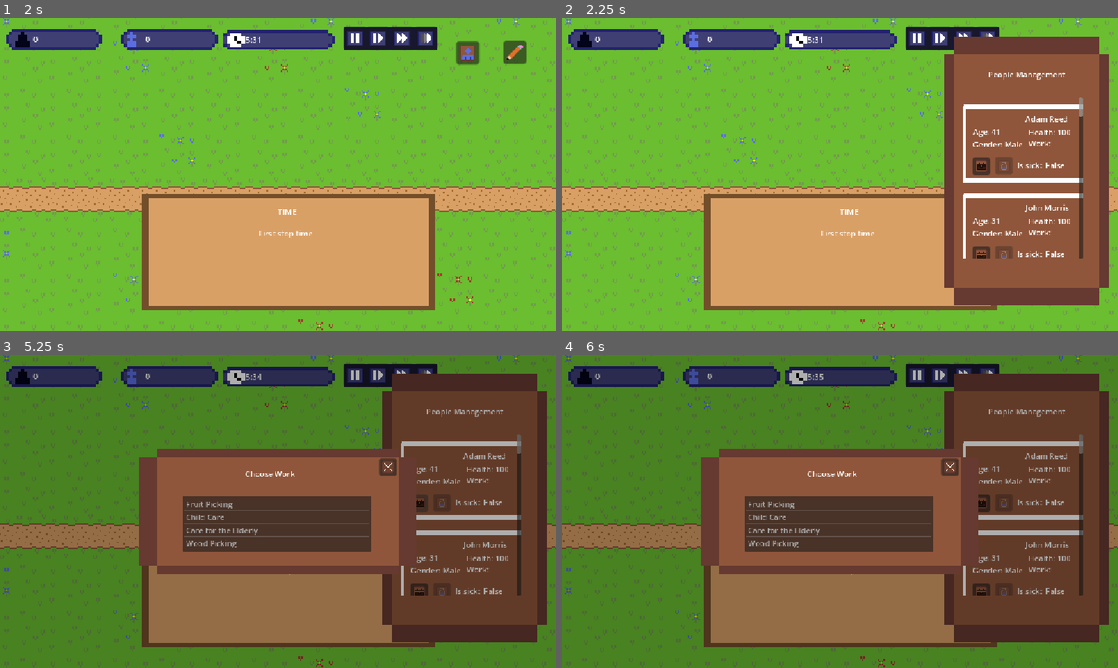
Above: before the commit, frames 1-4 (two rows, left to right).
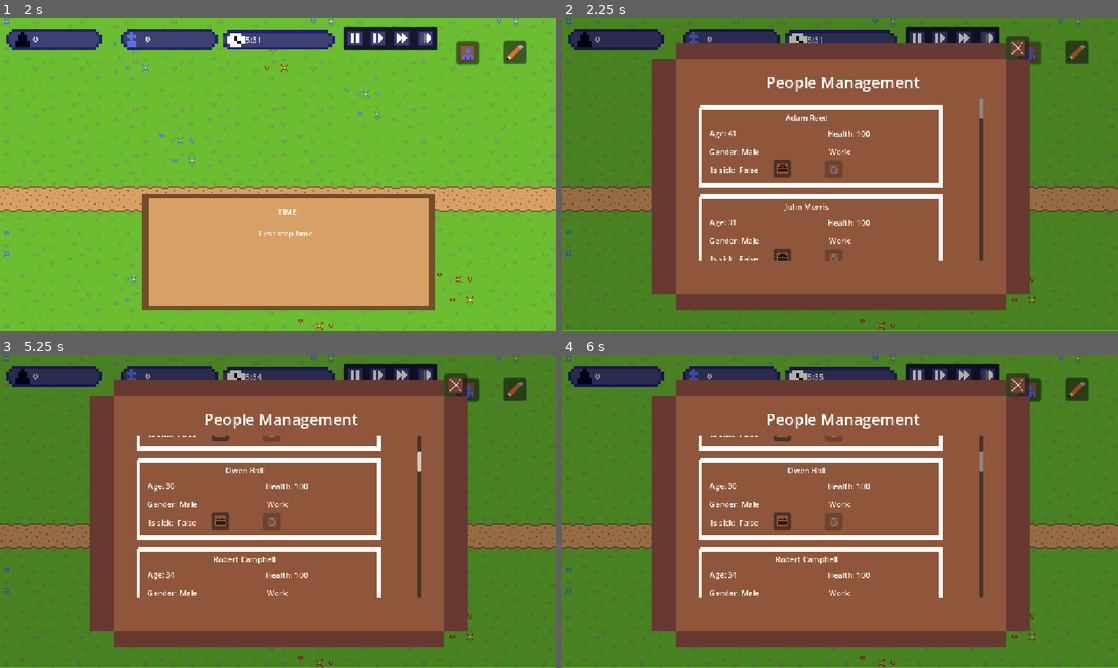
Above: after the commit, the same moments.

Repository: Dev-Karol1111/village
Game: Godot game, scene res://scenes/ui/menu.tscn
Same seed, same stepped clock (60 frames per second), same inputs: the game is played once before the commit and once after it.
Inputs (mouse positions are in pixels of both pictures, inside the frame that each line leads up to):
- Up to frame 1 (2 s): click "PLAY" at 0.5 s; click "New Game" at 1.25 s
- Up to frame 2 (2.25 s): click (1029, 52) at 2 s
- Up to frame 3 (5.25 s): click (517, 389) at 2.75 s; click (400, 373) at 3.5 s; click (428, 373) at 4.25 s; click (417, 502) at 5.02 s
- Up to frame 4 (6 s): click (1079, 389) at 5.75 s

Frame 1 is identical in both runs. In frame 2, 91% of the frame differs, in the area x 0-100%, y 0-100%; in frame 3, 51%; in frame 4, 51%.

Commit message:
Update people management UI

Diff:
--- a/scenes/ui/people_assing.tscn
+++ /dev/null
@@ -1,92 +0,0 @@
-[gd_scene format=3 uid="uid://cnc75mlkbalh"]
-
-[ext_resource type="Texture2D" uid="uid://b5cqp64nkv5bn" path="res://assets/ui/ui-tileset.png" id="1_0lpia"]
-[ext_resource type="Script" path="res://scripts/ui/people_assing.gd" id="1_pjfug"]
-
-[sub_resource type="AtlasTexture" id="AtlasTexture_pjfug"]
-atlas = ExtResource("1_0lpia")
-region = Rect2(0, 16, 16, 16)
-
-[sub_resource type="AtlasTexture" id="AtlasTexture_4un6c"]
-atlas = ExtResource("1_0lpia")
-region = Rect2(16, 48, 16, 16)
-
-[node name="people_assing" type="Control" unique_id=968676776]
-layout_mode = 3
-anchors_preset = 15
-anchor_right = 1.0
-anchor_bottom = 1.0
-grow_horizontal = 2
-grow_vertical = 2
-script = ExtResource("1_pjfug")
-
-[node name="ColorRect" type="ColorRect" parent="." unique_id=694891907]
-layout_mode = 1
-anchors_preset = 15
-anchor_right = 1.0
-anchor_bottom = 1.0
-grow_horizontal = 2
-grow_vertical = 2
-color = Color(0, 0, 0, 0.31764707)
-
-[node name="TextureRect" type="TextureRect" parent="." unique_id=304272401]
-layout_mode = 1
-anchors_preset = 8
-anchor_left = 0.5
-anchor_top = 0.5
-anchor_right = 0.5
-anchor_bottom = 0.5
-offset_left = -286.50003
-offset_top = -130.0
-offset_right = 286.50003
-offset_bottom = 130.0
-grow_horizontal = 2
-grow_vertical = 2
-texture = SubResource("AtlasTexture_pjfug")
-
-[node name="Label" type="Label" parent="." unique_id=1379573900]
-layout_mode = 1
-anchors_preset = -1
-anchor_left = 0.5
-anchor_top = 0.351
-anchor_right = 0.5
-anchor_bottom = 0.351
-offset_left = -68.0
-offset_top = 6.0519867
-offset_right = 68.0
-offset_bottom = 29.051987
-grow_horizontal = 2
-grow_vertical = 2
-text = "people assing"
-localization_priority = 1
-
-[node name="ItemList" type="ItemList" parent="." unique_id=571484797]
-layout_mode = 1
-anchors_preset = -1
-anchor_left = 0.49800003
-anchor_top = 0.44900003
-anchor_right = 0.49800003
-anchor_bottom = 0.44900003
-offset_left = -194.69604
-offset_top = 0.047973633
-offset_right = 195.30396
-offset_bottom = 117.04797
-select_mode = 2
-
-[node name="close" type="Button" parent="." unique_id=997386623]
-layout_mode = 1
-anchors_preset = -1
-anchor_left = 0.698
-anchor_top = 0.33
-anchor_right = 0.698
-anchor_bottom = 0.33
-offset_left = -18.096008
-offset_top = 0.1599884
-offset_right = 5.9039917
-offset_bottom = 24.159988
-scale = Vector2(1.5, 1.5)
-icon = SubResource("AtlasTexture_4un6c")
-
-[connection signal="item_clicked" from="ItemList" to="." method="_on_item_list_item_clicked"]
-[connection signal="multi_selected" from="ItemList" to="." method="_on_item_list_multi_selected"]
-[connection signal="pressed" from="close" to="." method="_on_close_pressed"]
--- a/scenes/ui/people_managment.tscn
+++ b/scenes/ui/people_managment.tscn
@@ -7,49 +7,92 @@
 atlas = ExtResource("1_rn3th")
 region = Rect2(0, 16, 16, 16)
 
-[node name="people_managment" type="Control"]
+[sub_resource type="LabelSettings" id="LabelSettings_t3qm6"]
+font_size = 32
+
+[sub_resource type="AtlasTexture" id="AtlasTexture_ahdcp"]
+atlas = ExtResource("1_rn3th")
+region = Rect2(16, 48, 16, 16)
+
+[node name="people_managment" type="Control" unique_id=117333961]
 layout_mode = 3
-anchor_left = 0.693
-anchor_top = 0.068
+anchor_left = -0.002
+anchor_top = 0.006
 anchor_right = 1.0
-anchor_bottom = 0.943
-offset_left = -0.33599854
-offset_top = 0.935997
+anchor_bottom = 1.0
+offset_left = 0.30400014
+offset_top = 0.11199999
 offset_right = 6.0
-offset_bottom = -0.06402588
+offset_bottom = 3.0
 grow_horizontal = 2
 grow_vertical = 2
 script = ExtResource("1_t3qm6")
 
-[node name="TextureRect" type="TextureRect" parent="."]
+[node name="ColorRect" type="ColorRect" parent="." unique_id=1350746252]
 layout_mode = 1
-anchors_preset = -1
-anchor_left = 0.961
+anchors_preset = 15
+anchor_right = 1.0
+anchor_bottom = 1.0
+offset_left = -4.0
+offset_top = -5.0
+offset_right = -4.0
+offset_bottom = -5.0
+grow_horizontal = 2
+grow_vertical = 2
+color = Color(0, 0, 0, 0.31764707)
+
+[node name="TextureRect" type="TextureRect" parent="." unique_id=1764516381]
+layout_mode = 1
+anchors_preset = 8
+anchor_left = 0.5
 anchor_top = 0.5
-anchor_right = 0.961
+anchor_right = 0.5
 anchor_bottom = 0.5
-offset_left = -352.96002
-offset_top = -288.0
-offset_right = -9.960022
-offset_bottom = 266.0
+offset_left = -391.0
+offset_top = -277.0
+offset_right = 391.0
+offset_bottom = 277.0
+grow_horizontal = 2
 grow_vertical = 2
 texture = SubResource("AtlasTexture_t3qm6")
 
-[node name="Label" type="Label" parent="TextureRect"]
+[node name="Label" type="Label" parent="TextureRect" unique_id=1478874893]
+layout_mode = 1
+anchors_preset = -1
+anchor_left = 0.5
+anchor_top = 0.120000005
+anchor_right = 0.5
+anchor_bottom = 0.120000005
+offset_left = -147.0
+offset_top = -7.9800034
+offset_right = 154.0
+offset_bottom = 37.019997
+grow_horizontal = 2
+text = "people managment"
+label_settings = SubResource("LabelSettings_t3qm6")
+
+[node name="Scroll" type="ScrollContainer" parent="." unique_id=1286154423]
 layout_mode = 0
-offset_left = 92.479996
-offset_top = 65.0
-offset_right = 243.48
-offset_bottom = 88.0
-text = "people managment"
-localization_priority = 1
+offset_left = 286.0
+offset_top = 163.0
+offset_right = 875.0
+offset_bottom = 499.0
 
-[node name="Scroll" type="ScrollContainer" parent="."]
-layout_mode = 0
-offset_left = 32.0
-offset_top = 119.0
-offset_right = 281.0
-offset_bottom = 455.0
+[node name="VBox" type="VBoxContainer" parent="Scroll" unique_id=543848037]
+layout_mode = 2
 
-[node name="VBox" type="VBoxContainer" parent="Scroll"]
-layout_mode = 2
+[node name="close" type="Button" parent="." unique_id=836403439]
+layout_mode = 1
+anchors_preset = -1
+anchor_left = 0.469
+anchor_top = 0.053000003
+anchor_right = 0.469
+anchor_bottom = 0.053000003
+offset_left = 377.95996
+offset_top = -0.29100037
+offset_right = 401.95996
+offset_bottom = 23.709
+scale = Vector2(2, 2)
+icon = SubResource("AtlasTexture_ahdcp")
+
+[connection signal="pressed" from="close" to="." method="_on_close_pressed"]
--- a/scenes/ui/person_data.tscn
+++ b/scenes/ui/person_data.tscn
@@ -17,18 +17,20 @@
 anchor_right = 0.26200002
 anchor_bottom = 0.272
 offset_top = -4.0
-offset_right = 0.17596436
+offset_right = 206.17596
 offset_bottom = -0.25601196
 grow_horizontal = 2
 grow_vertical = 2
 script = ExtResource("1_ru4gq")
 
 [node name="name" type="Label" parent="." unique_id=1020505039]
-layout_mode = 0
-offset_left = 130.0
-offset_top = 33.0
-offset_right = 174.0
-offset_bottom = 56.0
+layout_mode = 1
+anchors_preset = -1
+offset_left = 200.939
+offset_top = 28.0
+offset_right = 244.939
+offset_bottom = 51.0
+grow_horizontal = 2
 text = "name"
 
 [node name="age" type="Label" parent="." unique_id=770503259]
@@ -42,59 +44,59 @@
 [node name="gender" type="Label" parent="." unique_id=687932200]
 layout_mode = 0
 offset_left = 21.0
-offset_top = 86.0
+offset_top = 98.0
 offset_right = 84.0
-offset_bottom = 109.0
+offset_bottom = 121.0
 text = "gender: "
 
 [node name="work" type="Label" parent="." unique_id=841488399]
 layout_mode = 0
-offset_left = 137.0
-offset_top = 84.0
-offset_right = 261.0
-offset_bottom = 107.0
+offset_left = 269.0
+offset_top = 98.0
+offset_right = 393.0
+offset_bottom = 121.0
 text = "work: "
 
 [node name="health" type="Label" parent="." unique_id=77186477]
 layout_mode = 0
-offset_left = 136.0
+offset_left = 266.0
 offset_top = 61.0
-offset_right = 262.0
+offset_right = 392.0
 offset_bottom = 84.0
 text = "Health: "
 
 [node name="is_sick_label" type="Label" parent="." unique_id=1991995531]
 layout_mode = 1
 anchors_preset = -1
-offset_left = 109.0
-offset_top = 129.0
-offset_right = 231.0
-offset_bottom = 152.0
+offset_left = 20.0
+offset_top = 136.0
+offset_right = 142.0
+offset_bottom = 159.0
 text = "Is sick:                 "
 
 [node name="work_acces" type="Button" parent="." unique_id=708058176]
 layout_mode = 0
-offset_left = 21.0
-offset_top = 125.0
-offset_right = 45.0
-offset_bottom = 149.0
+offset_left = 155.0
+offset_top = 127.0
+offset_right = 179.0
+offset_bottom = 151.0
 scale = Vector2(1.5, 1.5)
 tooltip_text = "Assing to work"
 icon = SubResource("AtlasTexture_ru4gq")
 
 [node name="experiment" type="Button" parent="." unique_id=1256019998]
 layout_mode = 0
-offset_left = 68.0
-offset_top = 124.0
-offset_right = 92.0
-offset_bottom = 148.0
+offset_left = 261.0
+offset_top = 127.99999
+offset_right = 285.0
+offset_bottom = 152.0
 scale = Vector2(1.5, 1.5)
 icon = SubResource("AtlasTexture_g23pq")
 
 [node name="Line2D" type="Line2D" parent="." unique_id=700759804]
 position = Vector2(2, 19)
 scale = Vector2(0.90751445, 1)
-points = PackedVector2Array(0, 0, 326, 0, 326, 154, 0, 154, 0, 0)
+points = PackedVector2Array(0, 0, 550, 0, 550, 160, 0, 160, 0, 0)
 
 [node name="CanvasLayer" type="CanvasLayer" parent="." unique_id=1698826236]
 
--- a/scripts/ui/people_managment.gd
+++ b/scripts/ui/people_managment.gd
@@ -9,3 +9,8 @@
 		$"Scroll/VBox".add_child(person_data)
 
 	Signals.close_ui.connect(func(): queue_free())
+
+
+
+func _on_close_pressed() -> void:
+	queue_free()
Not shown: 1 places in scenes/ui/people_managment.tscn that only renumber resources
